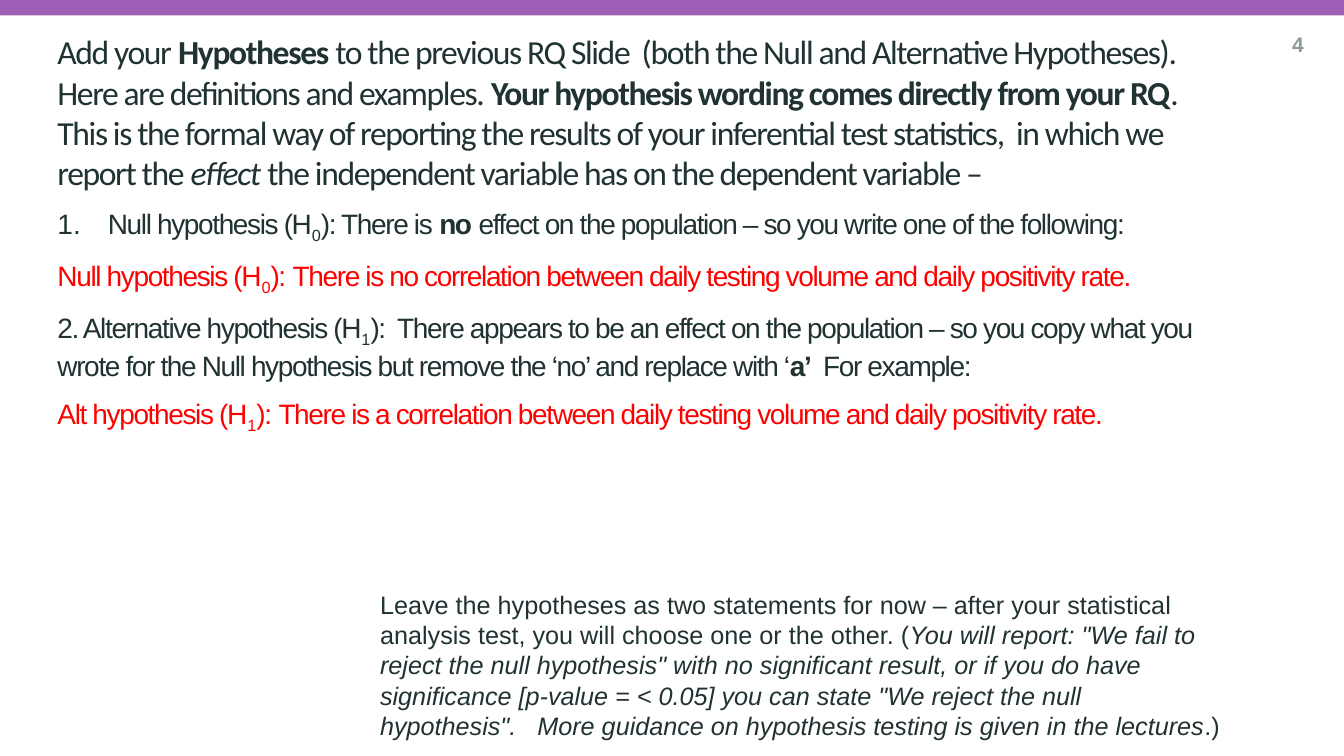
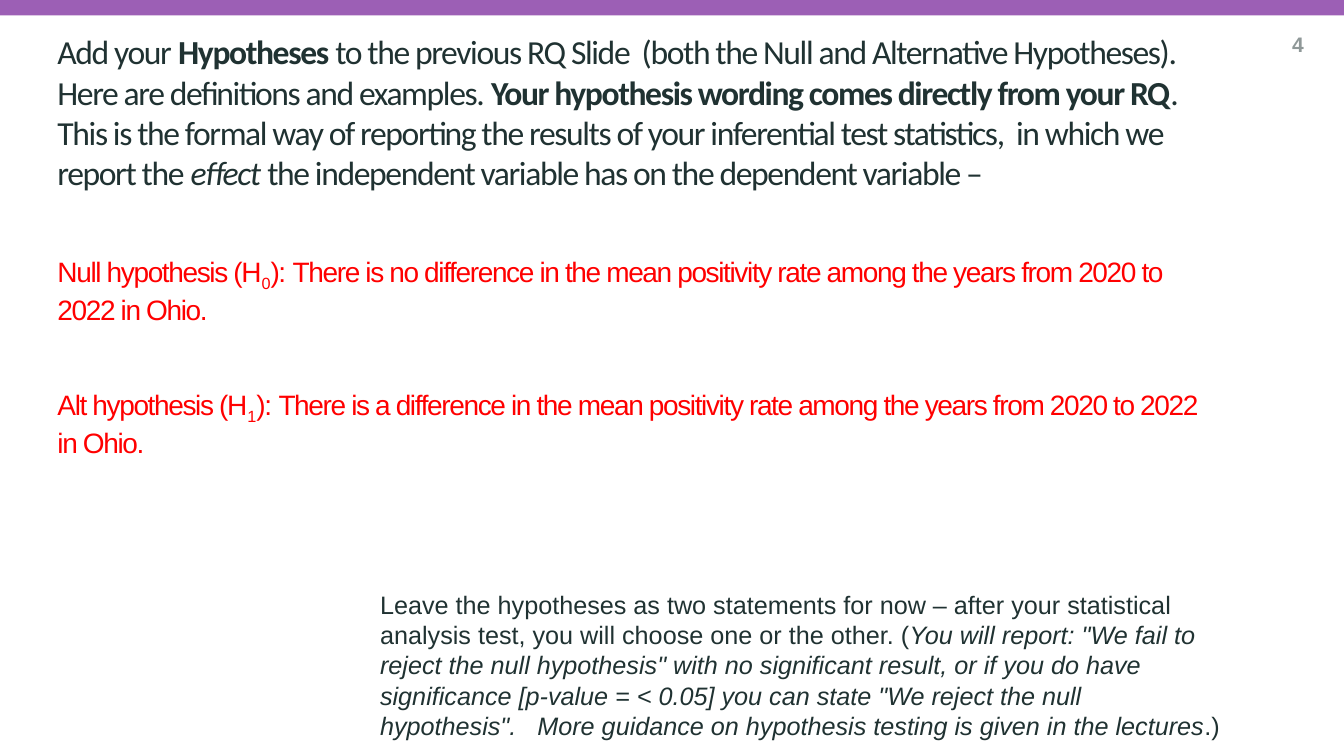
Before and after one commit to sh25aao/A80-TRDP-GroupProjectReport, a slide deck: slide 6 of reseach_question_presentation_template.pptx. Drawn at 1344x756 pixels with LibreOffice and Linux fonts; fonts in the diff are those of the drawing; background and template pictures are left out. Boxes give left, top, right and bottom in pixels: in the first picture for what was removed or moved away, otherwise in the second. Text is boxed around its words. In the diff, an @@ line names an element or a change of style, - is before the commit and + after.

```diff
--- a/reseach_question_presentation_template.pptx
+++ b/reseach_question_presentation_template.pptx
@@ subtitle at bbox=[57, 261, 1198, 454]: text changed; text colour #203232 to #FF0000 @@
-1. Null hypothesis (H0): There is no effect on the population – so you write one of the following:
-Null hypothesis (H0): There is no correlation between daily testing volume and daily positivity rate.
-2. Alternative hypothesis (H1): There appears to be an effect on the population – so you copy what you wrote for the Null hypothesis but remove the ‘no’ and replace with ‘a’ For example:
-Alt hypothesis (H1): There is a correlation between daily testing volume and daily positivity rate.
+Null hypothesis (H0): There is no difference in the mean positivity rate among the years from 2020 to 2022 in Ohio.
+Alt hypothesis (H1): There is a difference in the mean positivity rate among the years from 2020 to 2022 in Ohio.
```
Also in this commit, not shown: 4 other slides changed.
